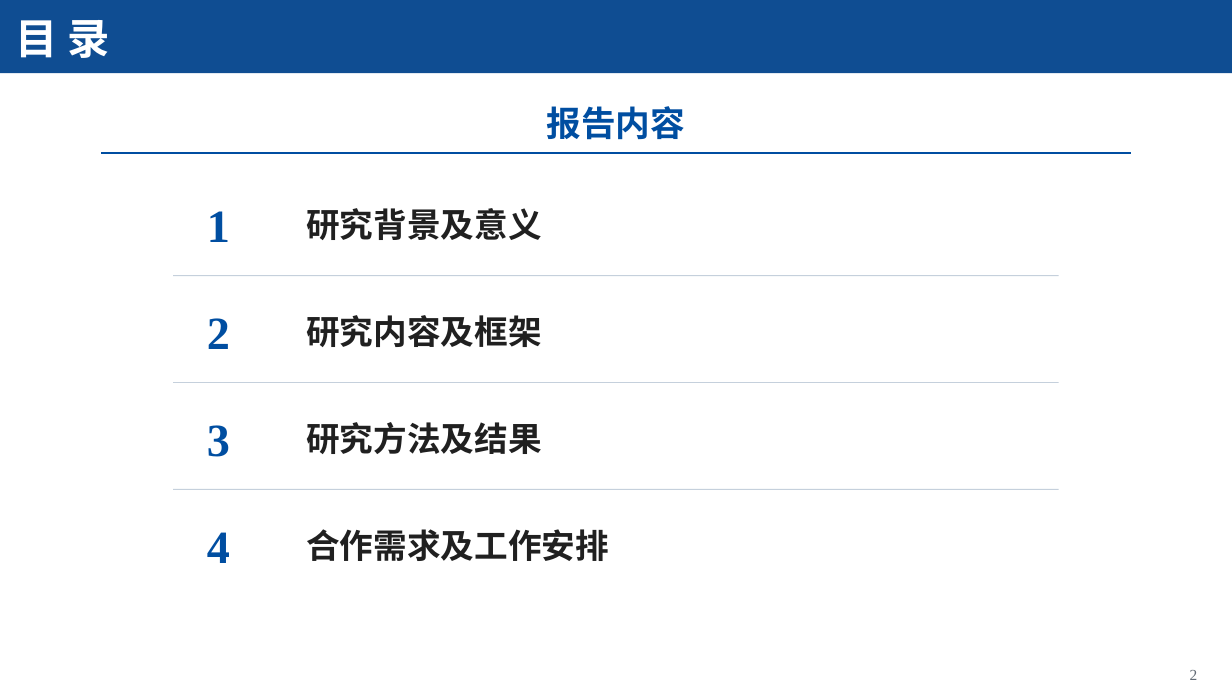
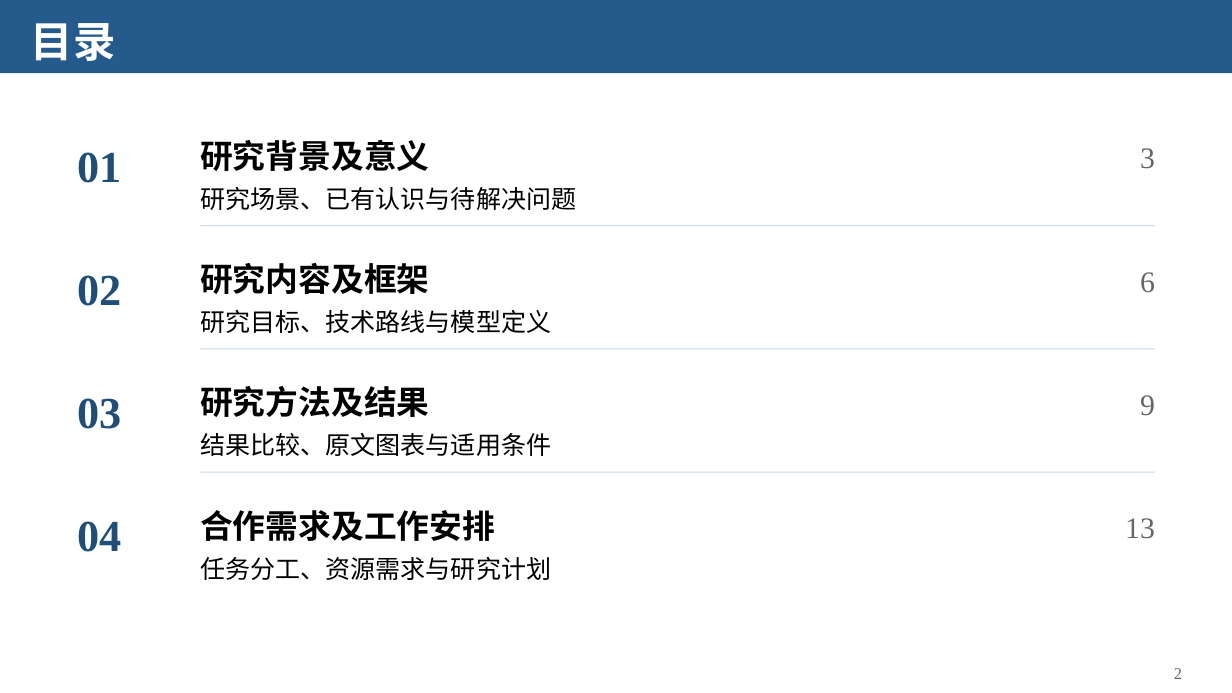
Before and after one commit to Starxy/skills, a slide deck: slide 2 of skills/ppt-craft/assets/academic-blue-template.pptx. Drawn at 1232x693 pixels with LibreOffice and Linux fonts; fonts in the diff are those of the drawing. Boxes give left, top, right and bottom in pixels: in the first picture for what was removed or moved away, otherwise in the second. Text is boxed around its words. In the diff, an @@ line names an element or a change of style, - is before the commit and + after.

```diff
--- a/skills/ppt-craft/assets/academic-blue-template.pptx
+++ b/skills/ppt-craft/assets/academic-blue-template.pptx
@@ rectangle removed at (0, 0, 1232, 73) @@
@@ rectangle added at (0, 0, 1232, 73), fill #245A8C @@
@@ text "目录" at (31, 23, 116, 61): vertical alignment middle to top @@
@@ text at (31, 23, 116, 61): text changed @@
-目 录
+目录
@@ title removed at (547, 106, 686, 140) @@
-报告内容
@@ text "01" at (77, 152, 121, 183): vertical alignment middle to top @@
@@ text "研究背景及意义": place and size @@
-text "研究背景及意义" at (306, 208, 542, 240)
+text "研究背景及意义" at (200, 140, 430, 171)
@@ text "3": place and size @@
-text "3" at (207, 425, 230, 457)
+text "3" at (1140, 148, 1155, 169)
@@ text "3" at (1140, 148, 1155, 169): size 36 to 23.2 pt, text colour #004EA1 to #666666, bold off; alignment centre to right; line spacing 1 to 1.15; vertical alignment middle to top @@
@@ text at (77, 152, 121, 183): text changed; size 36 to 34.5 pt; text colour #004EA1 to #1F4E79 @@
-1
+01
@@ rectangle removed at (101, 152, 1131, 154) @@
@@ text added at (200, 187, 576, 210), 19.5 pt, text #000000 @@
+研究场景、已有认识与待解决问题
@@ fill #C5D0DC to #C9D9E8 in 3 elements at (201, 471, 1155, 472), (201, 348, 1155, 349), (201, 226, 1155, 226) @@
@@ rectangle: place and size @@
-rectangle at (174, 275, 1059, 276)
+rectangle at (201, 226, 1155, 226)
@@ size 26.2 to 25.5 pt, text colour #202020 to #000000; line spacing 1 to 1.15; vertical alignment middle to top in 4 elements at (200, 140, 430, 171), (200, 510, 495, 541), (200, 386, 430, 417), (200, 263, 430, 294) @@
@@ text "研究内容及框架": place and size @@
-text "研究内容及框架" at (306, 315, 542, 347)
+text "研究内容及框架" at (200, 263, 430, 294)
@@ text added at (77, 275, 121, 306), 34.5 pt, text #1F4E79, bold @@
+02
@@ text added at (1140, 272, 1155, 293), 23.2 pt, text #666666 @@
+6
@@ text added at (200, 310, 551, 333), 19.5 pt, text #000000 @@
+研究目标、技术路线与模型定义
@@ text removed at (207, 318, 230, 349) @@
-2
@@ rectangle: place and size @@
-rectangle at (174, 383, 1059, 384)
+rectangle at (201, 348, 1155, 349)
@@ text "研究方法及结果": place and size @@
-text "研究方法及结果" at (306, 422, 542, 454)
+text "研究方法及结果" at (200, 386, 430, 417)
@@ text added at (77, 398, 121, 429), 34.5 pt, text #1F4E79, bold @@
+03
@@ text added at (1140, 395, 1155, 416), 23.2 pt, text #666666 @@
+9
@@ text added at (200, 433, 551, 456), 19.5 pt, text #000000 @@
+结果比较、原文图表与适用条件
@@ rectangle: place and size @@
-rectangle at (174, 489, 1059, 490)
+rectangle at (201, 471, 1155, 472)
@@ text "合作需求及工作安排": place and size @@
-text "合作需求及工作安排" at (306, 529, 609, 561)
+text "合作需求及工作安排" at (200, 510, 495, 541)
@@ text added at (77, 521, 121, 552), 34.5 pt, text #1F4E79, bold @@
+04
@@ text removed at (207, 532, 230, 563) @@
-4
@@ text added at (1125, 518, 1155, 539), 23.2 pt, text #666666 @@
+13
@@ text added at (200, 557, 551, 580), 19.5 pt, text #000000 @@
+任务分工、资源需求与研究计划
@@ text "2" at (1174, 668, 1182, 679): size 12 to 12.8 pt, text colour #626B75 to #666666; line spacing 1 to 1.15; vertical alignment middle to top @@
```
Also in this commit, not shown: 14 other slides changed, 1 slide added, 1 slide removed, 5 other files.
